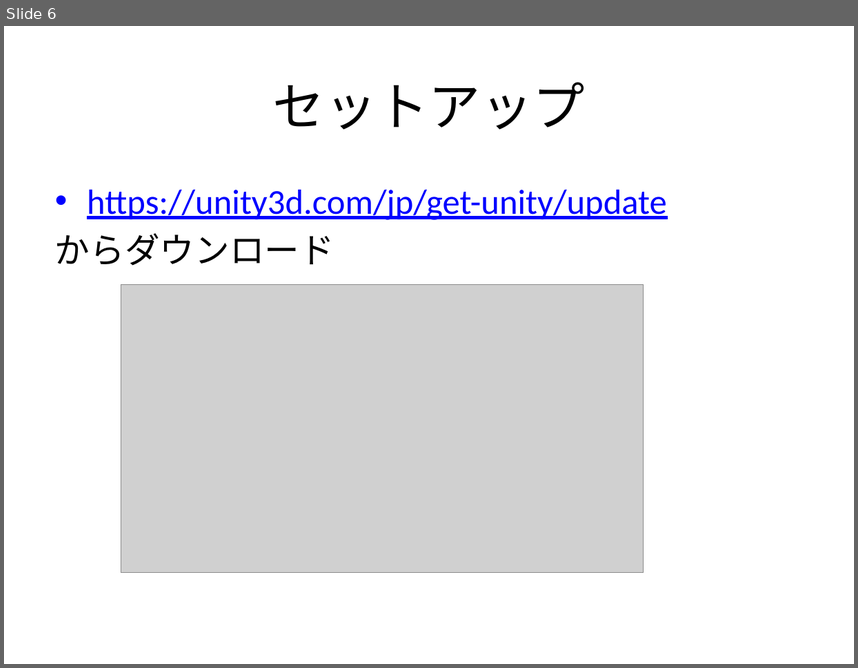
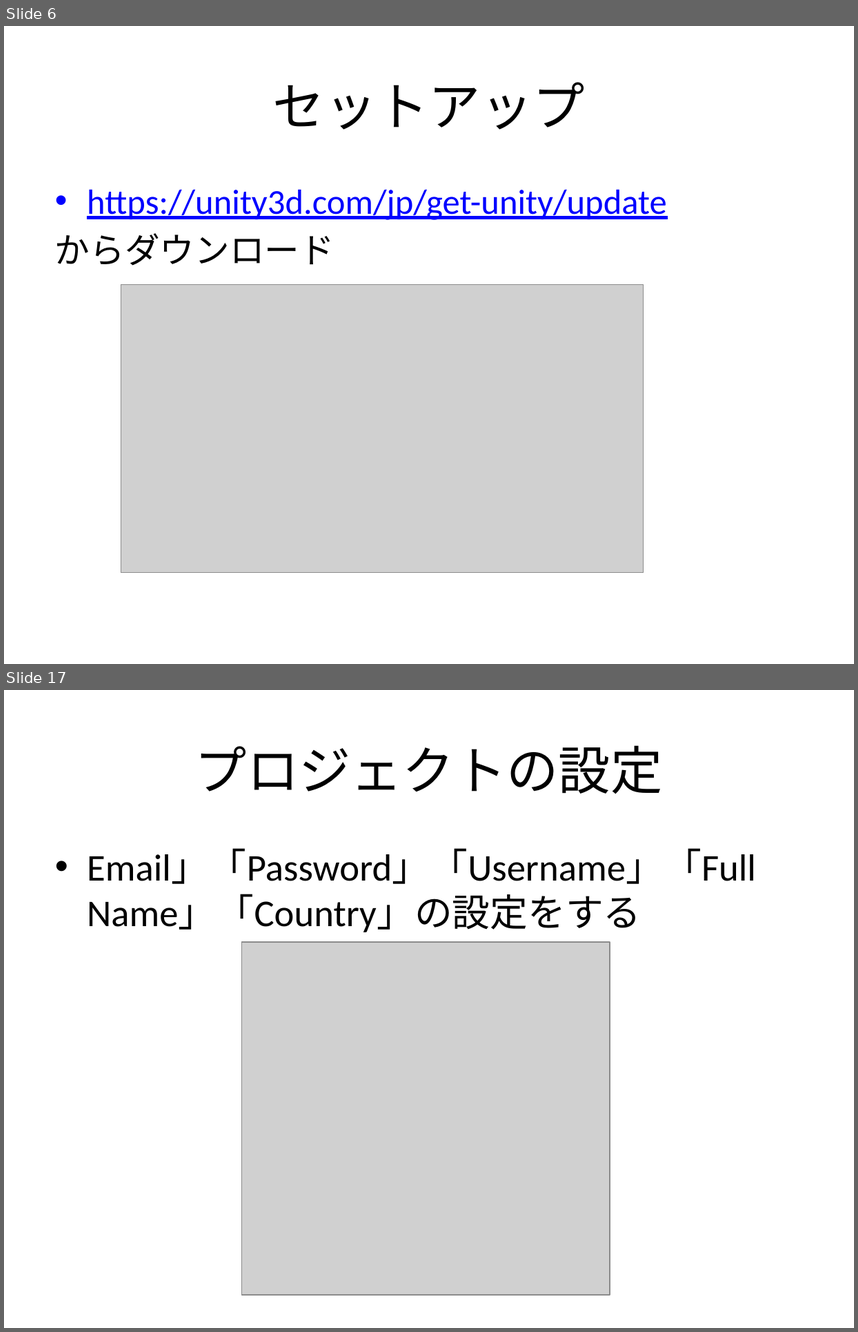
Before and after one commit to orochitungus/madoka_BAW, a slide deck: 講座資料/ゲーム開発講座２.pptx. Shown one above the other, each under a label of ours: slide 6 before the commit, slides 6 and 17 after it; the slides between them are not shown. The pictures are 858x668 and 858x1332 pixels, drawn with LibreOffice and Linux fonts; fonts in the diff are those of the drawing; grey boxes stand for pictures. Boxes give left, top, right and bottom in pixels: in the first picture for what was removed or moved away, otherwise in the second. Text is boxed around its words. In the diff, an @@ line names an element or a change of style, - is before the commit and + after.

```diff
--- a/講座資料/ゲーム開発講座２.pptx
+++ b/講座資料/ゲーム開発講座２.pptx
@@ slide 17 added at (x1=4, y1=690, x2=854, y2=1328), background #FFFFFF @@
@@ title added at (x1=195, y1=745, x2=663, y2=794), 44 pt, text #000000 @@
+プロジェクトの設定
@@ text added at (x1=87, y1=849, x2=756, y2=932), 32 pt, text #000000 @@
+• Email」「Password」「Username」「Full Name」「Country」の設定をする
@@ picture added at (x1=242, y1=942, x2=610, y2=1294) @@
```
Also in this commit, not shown: 1 slide changed, 14 other slides added.
